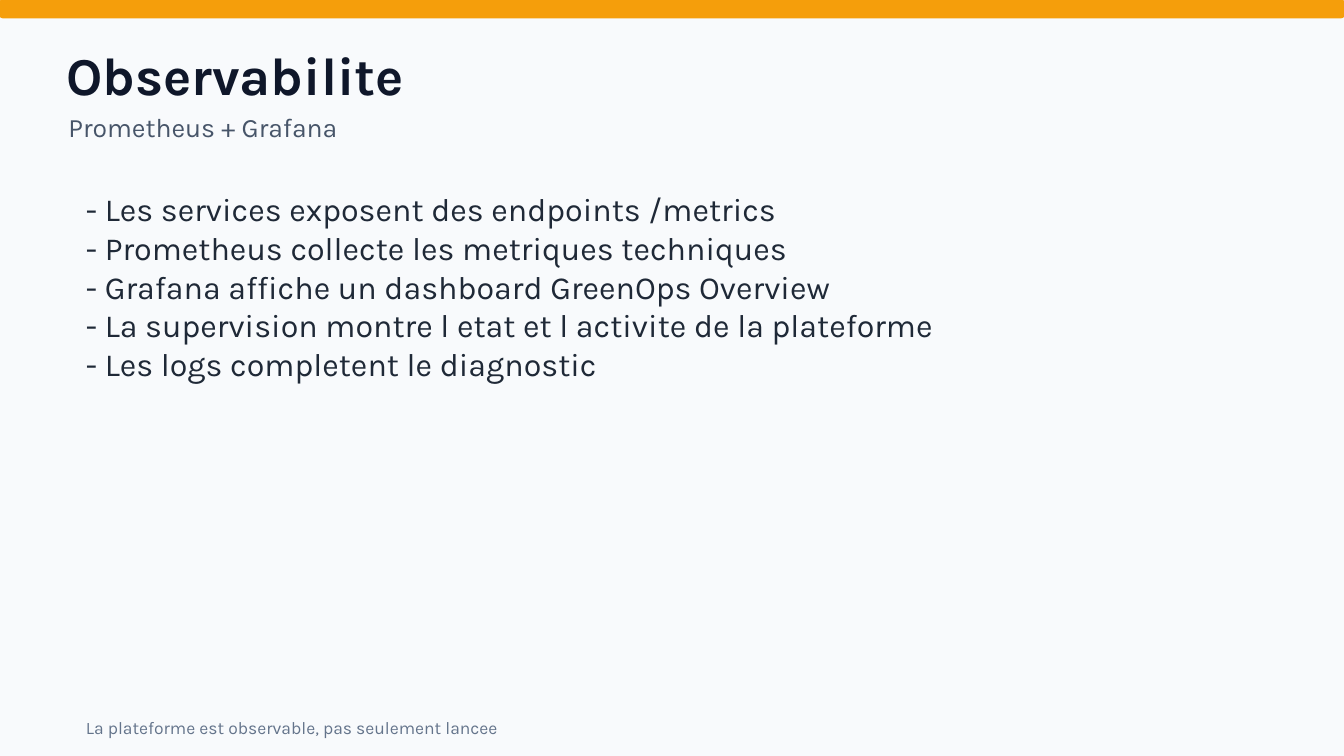
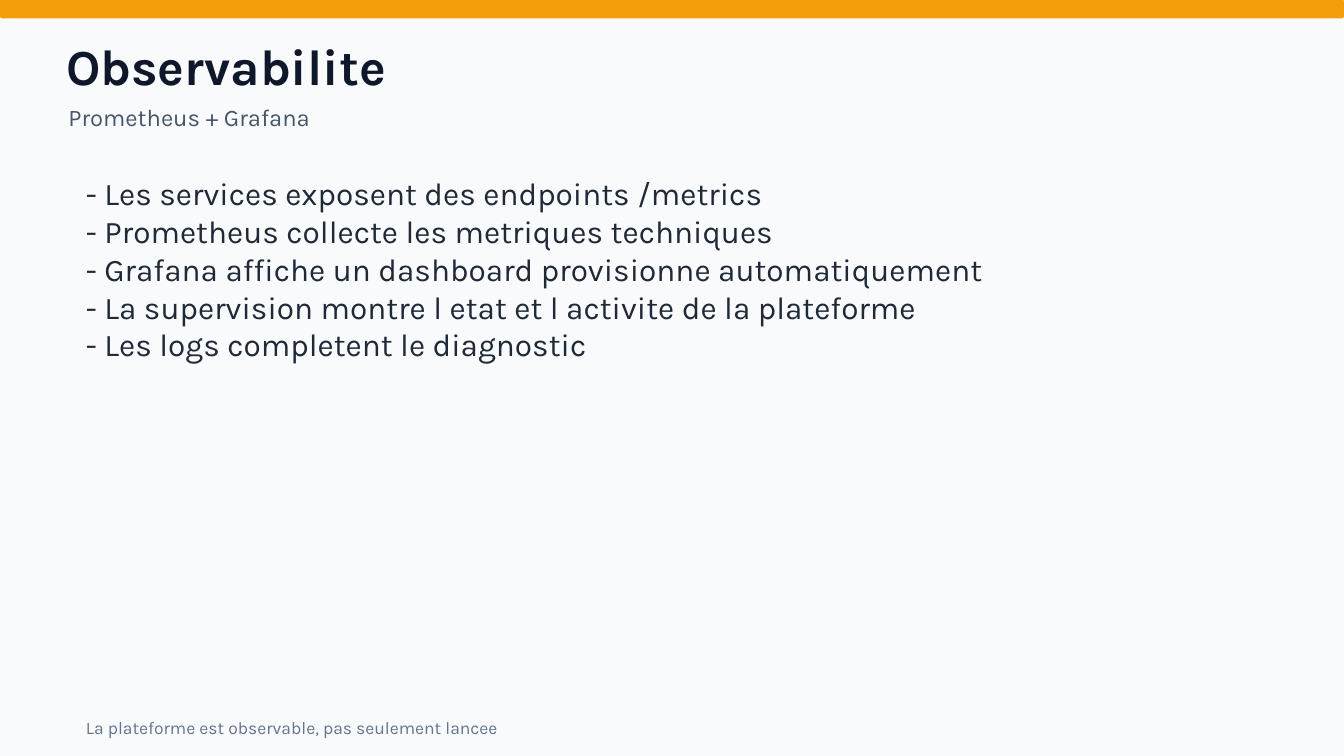
Before and after one commit to montchonabil-collab/greenops-platform, a slide deck: slide 10 of docs/greenops-platform-presentation.pptx (slide 7 before the commit). Drawn at 1344x756 pixels with LibreOffice and Linux fonts; fonts in the diff are those of the drawing. Boxes give left, top, right and bottom in pixels: in the first picture for what was removed or moved away, otherwise in the second. Text is boxed around its words. In the diff, an @@ line names an element or a change of style, - is before the commit and + after.

```diff
--- a/docs/greenops-platform-presentation.pptx
+++ b/docs/greenops-platform-presentation.pptx
@@ text "Observabilite": place and size @@
-text "Observabilite" at (66, 57, 404, 96)
+text "Observabilite" at (66, 49, 386, 86)
@@ text "Observabilite" at (66, 49, 386, 86): size 38 to 36 pt @@
@@ text "Prometheus + Grafana": place and size @@
-text "Prometheus + Grafana" at (68, 118, 338, 138)
+text "Prometheus + Grafana" at (68, 109, 310, 127)
@@ text "Prometheus + Grafana" at (68, 109, 310, 127): size 19 to 17 pt @@
@@ text "- Les services exposent des ...": place and size @@
-text "- Les services exposent des ..." at (105, 197, 933, 384)
+text "- Les services exposent des ..." at (104, 182, 982, 364)
@@ text at (104, 182, 916, 364): size 23 to 22.5 pt in "- Les services exposent des endpoints /metrics", "- Prometheus collecte les metriques techniques", "- La supervision montre l etat et ...", "- Les logs completent le diagnostic" @@
@@ text at (104, 259, 982, 289): text changed; size 23 to 22.5 pt @@
-- Grafana affiche un dashboard GreenOps Overview
+- Grafana affiche un dashboard provisionne automatiquement
```
Also in this commit, not shown: 8 other slides changed, 7 slides added, 1 slide removed, 7 other files.
